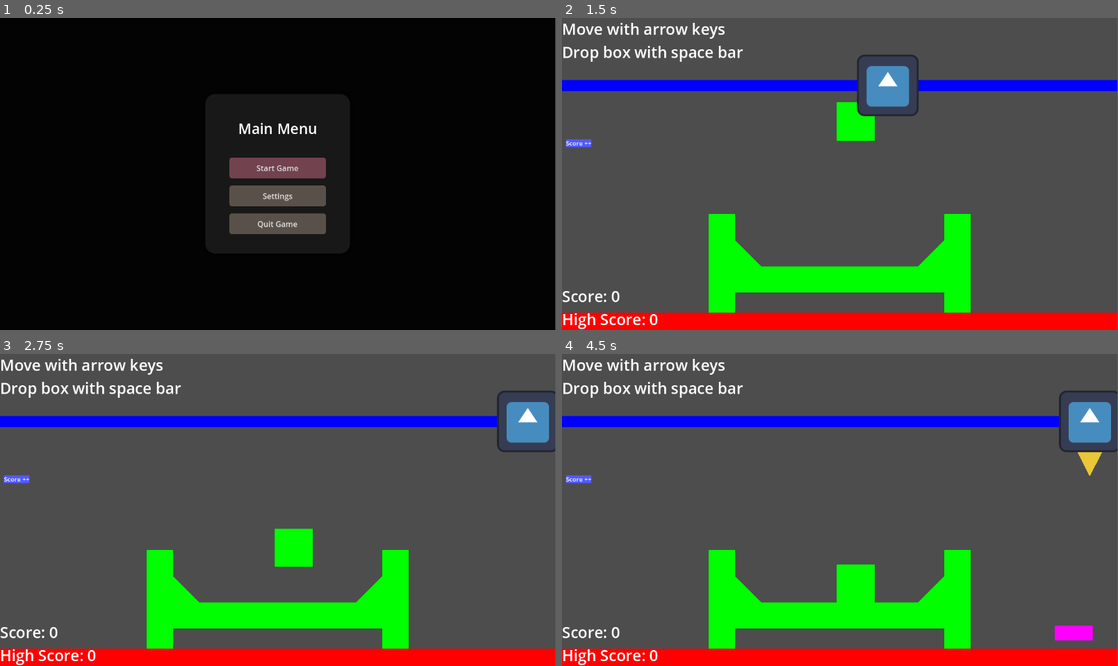
Above: before the commit, frames 1-4 (two rows, left to right).
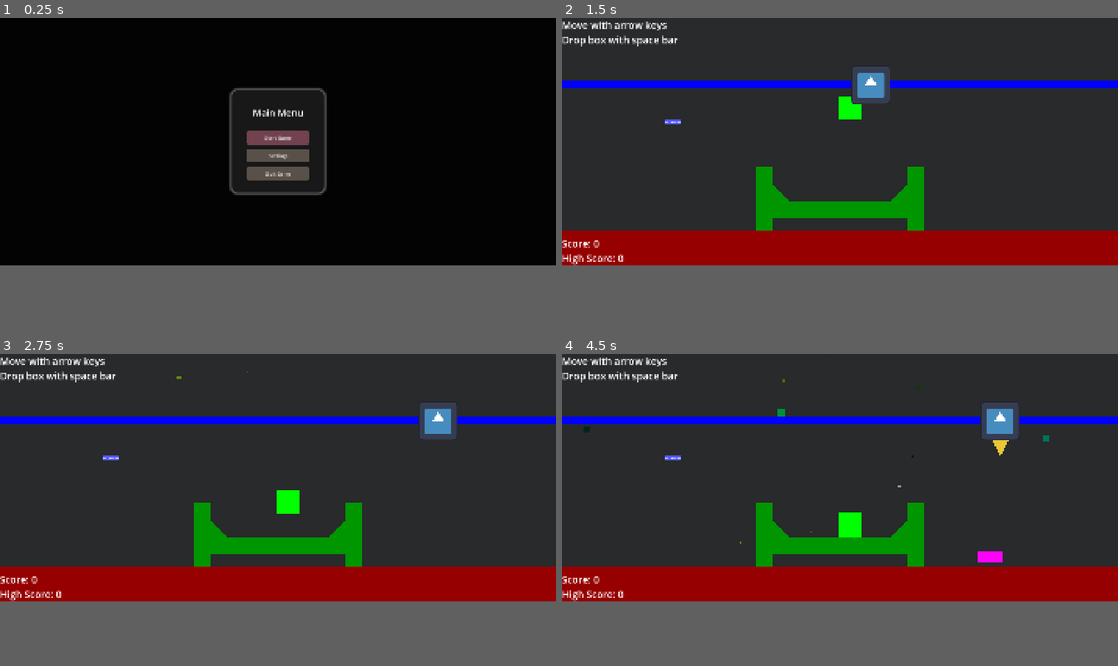
Above: after the commit, the same moments.

Repository: Bropi/StackingBoxes
Game: Godot game, scene res://src/main/main.tscn
The game is run twice, just before and just after one commit, with the same random seed, the same clock (stepped at 60 frames per second) and the same inputs. The engine's default icon, where the game draws it, is replaced by a stand-in: a white triangle on a blue panel in a dark square.
Inputs (mouse positions are in pixels of both pictures, inside the frame that each line leads up to):
- Up to frame 1 (0.25 s): no input
- Up to frame 2 (1.5 s): click "Start Game" at 0.5 s; tap Enter at 1.25 s; move the mouse to (962, 158) at 1.27 s; hold D (move_right) from 1.28 s (still down); tap Space (drop_box) at 1.35 s
- Up to frame 3 (2.75 s): keep holding D (move_right); move the mouse to (166, 525) at 2.02 s; tap Space (drop_box) at 2.1 s
- Up to frame 4 (4.5 s): move the mouse to (895, 441) at 2.77 s; release D (move_right) at 2.78 s; hold A (move_left) 2.78-3.53 s; tap Space (drop_box) at 2.85, 3.6, 4.35 s; move the mouse to (812, 572) at 3.52 s; hold D (move_right) from 3.53 s (still down); move the mouse to (1006, 556) at 4.27 s
In our replay, the window is 799x449 before the commit and 800x356 after it. These sizes can differ from the game's own. Grey fills any space a smaller window leaves; there, only what the larger window draws over its background counts as a difference.

The runs differ from the first frame. In frame 1, 4.9% of the frame differs, in the area x 41-59%, y 22-70%; in frame 2, 87%; in frame 3, 87%; in frame 4, 87%, in the area x 0-100%, y 0-100%.

Commit message:
added particle effects and tweaked some vars
as described in title

Diff:
--- a/project.godot
+++ b/project.godot
@@ -20,6 +20,12 @@
 SceneSwitcher="*res://src/autoloads/scene_switcher.gd"
 GameData="*res://src/autoloads/game_data.gd"
 MainV2="*res://src/main/mainV2.gd"
+
+[display]
+
+window/size/viewport_width=1800
+window/size/viewport_height=800
+window/stretch/mode="canvas_items"
 
 [file_customization]
 
--- a/src/levels/level.tscn
+++ b/src/levels/level.tscn
@@ -10,8 +10,28 @@
 [sub_resource type="RectangleShape2D" id="RectangleShape2D_7umm5"]
 size = Vector2(1136, 16)
 
+[sub_resource type="Curve" id="Curve_aeuny"]
+_data = [Vector2(0.034883723, 0.056179762), 0.0, 0.0, 0, 0, Vector2(0.1918605, 0.9662922), 0.0, 0.0, 0, 0, Vector2(0.37790704, 0.15730345), 0.0, 0.0, 0, 0, Vector2(0.5348838, 0.9662922), 0.0, 0.0, 0, 0, Vector2(0.72674423, 0.1685394), 0.0, 0.0, 0, 0, Vector2(0.94767445, 0.9887641), 2.244292, 0.0, 0, 0]
+point_count = 6
+
+[sub_resource type="Gradient" id="Gradient_7umm5"]
+interpolation_mode = 2
+interpolation_color_space = 2
+offsets = PackedFloat32Array(0, 0.11643836, 0.19863014, 0.33561644, 0.47260273, 0.6164383, 0.7123288, 0.79452056, 0.8630137, 1)
+colors = PackedColorArray(1, 1, 0.92941177, 1, 0.99607843, 0, 0, 1, 0.74509805, 0, 0.6901961, 1, 1, 0.48235294, 0, 1, 0, 0.9607843, 0, 1, 0, 0.5411765, 0.5137255, 1, 0.70547944, 0.70547944, 0.70547944, 1, 0.9237525, 0.8141474, 0, 1, 0.85975206, 0.85975206, 0.85975206, 1, 0, 0, 1, 1)
+
+[sub_resource type="Gradient" id="Gradient_8tcek"]
+
 [node name="level" type="Node2D"]
 script = ExtResource("1_aeuny")
+
+[node name="ColorRect" type="ColorRect" parent="."]
+offset_left = -687.99994
+offset_top = -328.0
+offset_right = -647.99994
+offset_bottom = -288.0
+scale = Vector2(63.192528, 31.197004)
+color = Color(0.15906177, 0.16371444, 0.16836713, 1)
 
 [node name="Surfaces" type="Node2D" parent="."]
 
@@ -21,7 +41,7 @@
 
 [node name="PolygonTable" type="Polygon2D" parent="Surfaces/Table"]
 position = Vector2(-576, -512)
-color = Color(0, 1, 0, 1)
+color = Color(0, 0.5882353, 0, 1)
 polygon = PackedVector2Array(416, 448, 448, 448, 448, 480, 480, 512, 672, 512, 704, 480, 704, 448, 736, 448, 736, 544, 736, 608, 704, 608, 704, 544, 448, 544, 448, 608, 416, 608)
 
 [node name="CollisionPolygon2D" type="CollisionPolygon2D" parent="Surfaces/Table"]
@@ -30,10 +50,11 @@
 
 [node name="Ground" type="StaticBody2D" parent="Surfaces"]
 position = Vector2(568, 608)
+scale = Vector2(2.069523, 3.2227168)
 
 [node name="PolygonGround" type="Polygon2D" parent="Surfaces/Ground"]
 position = Vector2(8, 0)
-color = Color(1, 0, 0, 1)
+color = Color(0.5882353, 0, 0, 1)
 polygon = PackedVector2Array(-576, 0, 576, 0, 576, 80, -576, 80)
 
 [node name="CollisionShape" type="CollisionShape2D" parent="Surfaces/Ground"]
@@ -101,6 +122,20 @@
 grow_vertical = 2
 color = Color(1, 0, 0, 1)
 
+[node name="CPUParticles2D" type="CPUParticles2D" parent="."]
+position = Vector2(576, -240)
+amount = 50
+lifetime = 5.0
+emission_shape = 3
+emission_rect_extents = Vector2(1000, 1)
+gravity = Vector2(0, 100)
+initial_velocity_max = 1.0
+scale_amount_min = 0.0
+scale_amount_max = 31.93
+scale_amount_curve = SubResource("Curve_aeuny")
+color_ramp = SubResource("Gradient_7umm5")
+color_initial_ramp = SubResource("Gradient_8tcek")
+
 [connection signal="reload_scene" from="." to="Player" method="_on_level_reload_scene"]
 [connection signal="body_entered" from="Surfaces/Ground/Area2D" to="." method="_on_area_2d_body_entered"]
 [connection signal="camera_limit" from="Camera2D" to="." method="_on_camera_2d_camera_limit"]
--- a/src/ui/my_theme.tres
+++ b/src/ui/my_theme.tres
@@ -16,7 +16,7 @@
 corner_radius_top_right = 20
 corner_radius_bottom_right = 20
 corner_radius_bottom_left = 20
-shadow_color = Color(0, 0, 0, 0.25490198)
+shadow_color = Color(9.455, 9.736, 9.525, 0.435)
 shadow_size = 10
 
 [sub_resource type="StyleBoxFlat" id="StyleBoxFlat_0ot8m"]
--- a/src/ui/start_game_menu.tscn
+++ b/src/ui/start_game_menu.tscn
@@ -1,8 +1,20 @@
-[gd_scene load_steps=4 format=3 uid="uid://mr7wilv8kktq"]
+[gd_scene load_steps=7 format=3 uid="uid://mr7wilv8kktq"]
 
 [ext_resource type="Theme" uid="uid://cyxxc324mb2a8" path="res://src/ui/my_theme.tres" id="1_fbf3f"]
 [ext_resource type="Script" uid="uid://bv2816d1scxj3" path="res://src/ui/start_game_menu.gd" id="1_mbvm6"]
 [ext_resource type="Script" uid="uid://ikwn3mhw0jte" path="res://src/ui/animation_component.gd" id="2_lv8ek"]
+
+[sub_resource type="Curve" id="Curve_mbvm6"]
+_data = [Vector2(0.034883723, 0.056179762), 0.0, 0.0, 0, 0, Vector2(0.1918605, 0.9662922), 0.0, 0.0, 0, 0, Vector2(0.37790704, 0.15730345), 0.0, 0.0, 0, 0, Vector2(0.5348838, 0.9662922), 0.0, 0.0, 0, 0, Vector2(0.72674423, 0.1685394), 0.0, 0.0, 0, 0, Vector2(0.94767445, 0.9887641), 2.244292, 0.0, 0, 0]
+point_count = 6
+
+[sub_resource type="Gradient" id="Gradient_cd8gu"]
+interpolation_mode = 2
+interpolation_color_space = 2
+offsets = PackedFloat32Array(0, 0.11643836, 0.19863014, 0.33561644, 0.47260273, 0.6164383, 0.7123288, 0.79452056, 0.8630137, 1)
+colors = PackedColorArray(1, 1, 0.92941177, 1, 0.99607843, 0, 0, 1, 0.74509805, 0, 0.6901961, 1, 1, 0.48235294, 0, 1, 0, 0.9607843, 0, 1, 0, 0.5411765, 0.5137255, 1, 0.70547944, 0.70547944, 0.70547944, 1, 0.9237525, 0.8141474, 0, 1, 0.85975206, 0.85975206, 0.85975206, 1, 0, 0, 1, 1)
+
+[sub_resource type="Gradient" id="Gradient_uejg1"]
 
 [node name="StartGameMenu" type="Control"]
 layout_mode = 3
@@ -23,6 +35,32 @@
 color = Color(0.012617188, 0.012617188, 0.012617188, 1)
 
 [node name="CPUParticles2D" type="CPUParticles2D" parent="ColorRect"]
+position = Vector2(950, 0)
+amount = 150
+lifetime = 5.0
+emission_shape = 3
+emission_rect_extents = Vector2(1000, 1)
+gravity = Vector2(0, 100)
+initial_velocity_max = 1.0
+scale_amount_min = 0.0
+scale_amount_max = 31.93
+scale_amount_curve = SubResource("Curve_mbvm6")
+color_ramp = SubResource("Gradient_cd8gu")
+color_initial_ramp = SubResource("Gradient_uejg1")
+
+[node name="CPUParticlesMiddle" type="CPUParticles2D" parent="ColorRect"]
+position = Vector2(950, 1076)
+amount = 150
+lifetime = 5.0
+emission_shape = 3
+emission_rect_extents = Vector2(300, 1)
+gravity = Vector2(0, -100)
+initial_velocity_max = 1.0
+scale_amount_min = 0.0
+scale_amount_max = 31.93
+scale_amount_curve = SubResource("Curve_mbvm6")
+color_ramp = SubResource("Gradient_cd8gu")
+color_initial_ramp = SubResource("Gradient_uejg1")
 
 [node name="CenterContainer" type="CenterContainer" parent="."]
 custom_minimum_size = Vector2(400, 100)
Not shown: 1 places in src/levels/level.tscn that only renumber resources
